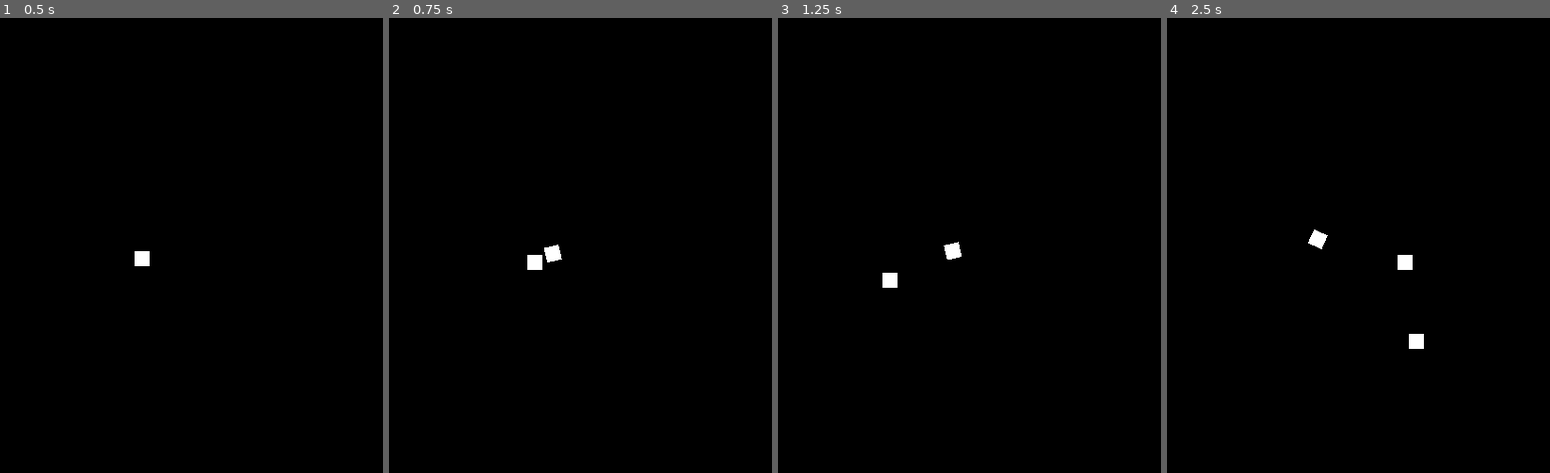
Above: before the commit, frames 1-4 (left to right).
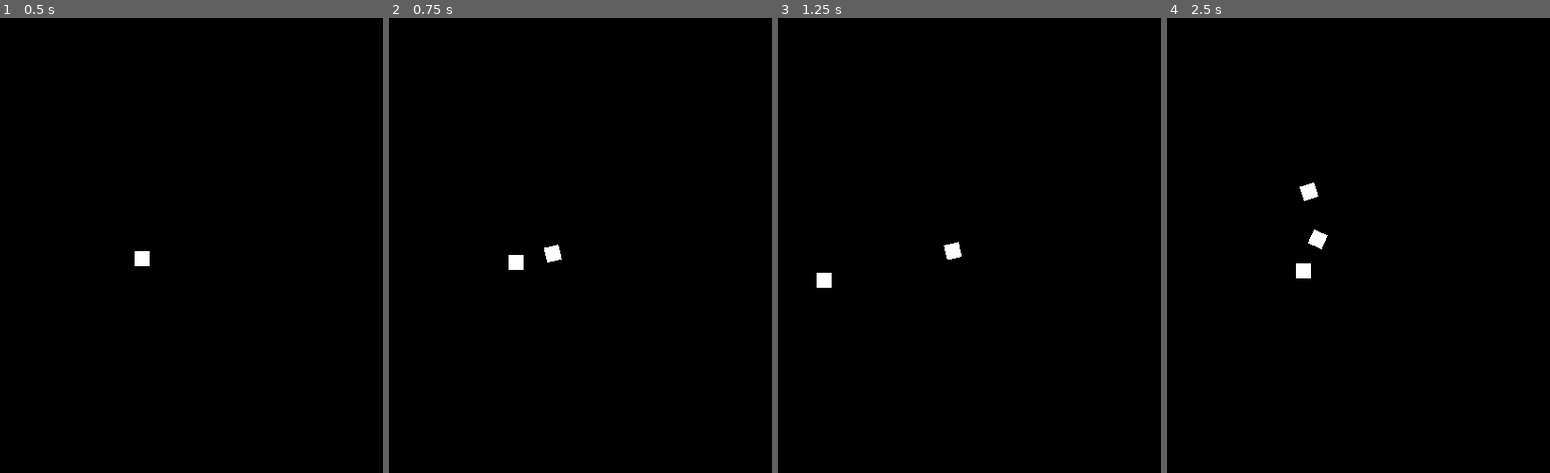
Above: after the commit, the same moments.

Repository: theowiik/PITCH-BLACK
Game: Godot game, scene res://scenes/Game.tscn
The game is run twice, just before and just after one commit, with the same random seed, the same clock (stepped at 60 frames per second) and the same inputs.
Inputs (mouse positions are in pixels of both pictures, inside the frame that each line leads up to):
- Up to frame 1 (0.5 s): no input
- Up to frame 2 (0.75 s): tap Enter at 0.5 s; move the mouse to (637, 236) at 0.52 s; hold D (right) from 0.53 s (still down); hold Right mouse button (add_rocket) from 0.53 s (still down)
- Up to frame 3 (1.25 s): keep holding D (right); keep holding Right mouse button (add_rocket)
- Up to frame 4 (2.5 s): move the mouse to (1212, 281) at 1.27 s; release D (right) at 1.28 s; release Right mouse button (add_rocket) at 1.28 s; hold S (down) 1.28-2.03 s; right-click (1212, 281) at 1.35 s; tap Space at 2 s; move the mouse to (1358, 154) at 2.02 s; press the mouse at (1358, 154) at 2.03 s; hold D (right) from 2.03 s (still down); right-click (1358, 154) at 2.3 s

Frame 1 is identical in both runs. In frame 2, 0.3% of the frame differs, in the area x 31-41%, y 52-56%; in frame 3, 0.3%; in frame 4, 0.5%, in the area x 33-68%, y 36-73%.

Commit message:
spin projectiles and stop from moving when controlling the rocket

Diff:
--- a/scenes/Projectile.tscn
+++ b/scenes/Projectile.tscn
@@ -1,10 +1,26 @@
-[gd_scene load_steps=4 format=2]
+[gd_scene load_steps=5 format=2]
 
 [ext_resource path="res://assets/16x16.png" type="Texture" id=1]
 [ext_resource path="res://scripts/Projectile.gd" type="Script" id=2]
 
 [sub_resource type="CircleShape2D" id=1]
 radius = 4.58833
+
+[sub_resource type="Animation" id=2]
+resource_name = "spinning"
+loop = true
+tracks/0/type = "value"
+tracks/0/path = NodePath("Sprite:rotation_degrees")
+tracks/0/interp = 1
+tracks/0/loop_wrap = true
+tracks/0/imported = false
+tracks/0/enabled = true
+tracks/0/keys = {
+"times": PoolRealArray( 0, 1 ),
+"transitions": PoolRealArray( 1, 1 ),
+"update": 0,
+"values": [ 0.0, 360.0 ]
+}
 
 [node name="Projectile" type="Area2D"]
 collision_layer = 4
@@ -16,3 +32,7 @@
 
 [node name="Sprite" type="Sprite" parent="."]
 texture = ExtResource( 1 )
+
+[node name="AnimationPlayer" type="AnimationPlayer" parent="."]
+autoplay = "spinning"
+anims/spinning = SubResource( 2 )
--- a/scripts/Actor.gd
+++ b/scripts/Actor.gd
@@ -11,6 +11,7 @@
 signal rocket_added
 
 func _process(_delta) -> void:
+	if not controlling: return
 	move_and_slide(get_input_vector() * movement_speed)
 
 # Returns a normalized input vector.
@@ -34,7 +35,7 @@
 		emit_signal("shoot", proj)
 		get_tree().set_input_as_handled()
 
-	if event.is_action_pressed("add_rocket"):
+	if event.is_action_pressed("add_rocket") && controlling:
 		controlling = false
 		emit_signal("rocket_added")
 		get_tree().set_input_as_handled()
--- a/scripts/Game.gd
+++ b/scripts/Game.gd
@@ -17,6 +17,7 @@
 	var instance = rocket.instance()
 	player.remove_child(camera)
 	instance.add_child(camera)
+	instance.global_position = player.global_position
 	instance.connect("exploded", self, "on_rocket_exploded")
 	add_child(instance)
 
